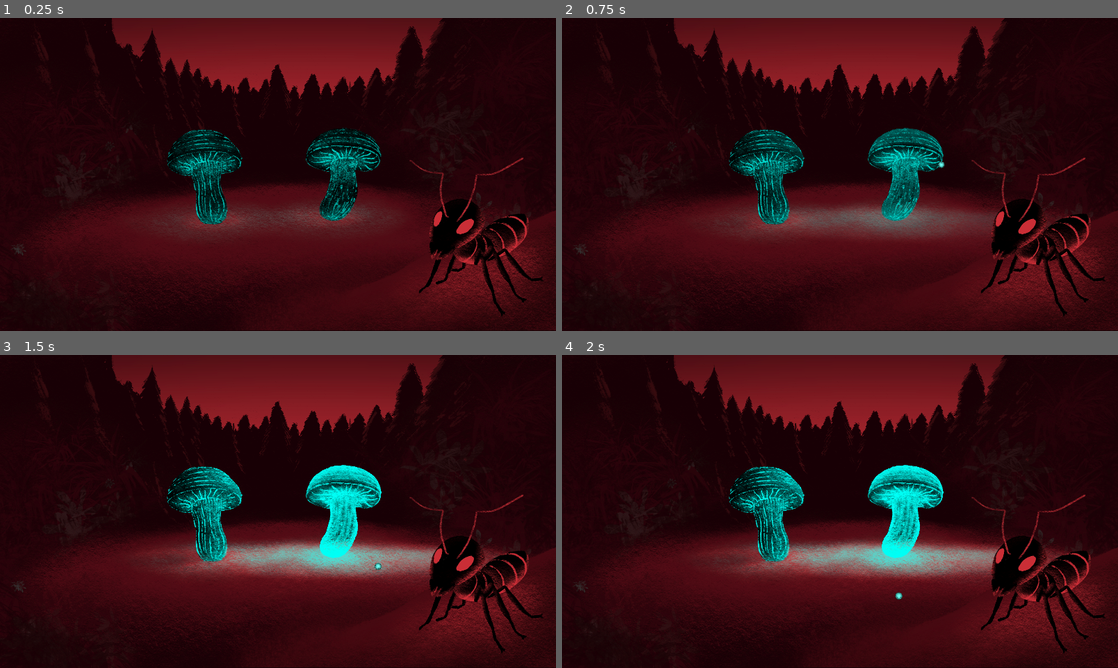
Above: before the commit, frames 1-4 (two rows, left to right).
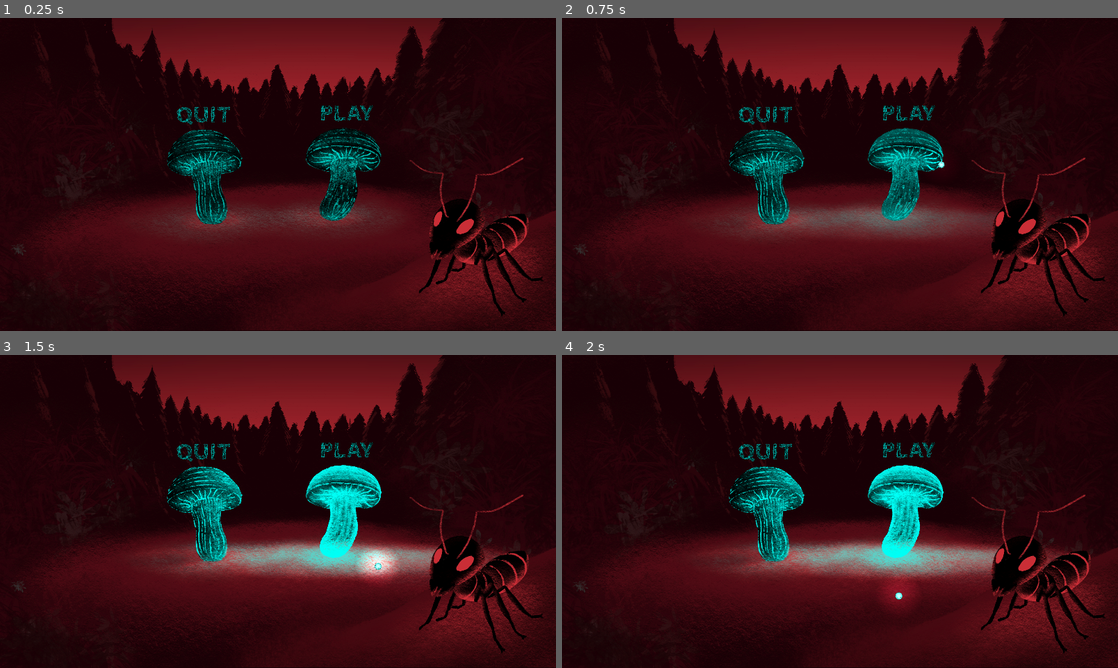
Above: after the commit, the same moments.

Repository: Couleslaw/Mycelium-Dominion-Antfall
Game: Godot game, scene res://Scenes/mainmenu/mainmenu.tscn
The game is run twice, just before and just after one commit, with the same random seed, the same clock (stepped at 60 frames per second) and the same inputs. Sound files missing from this copy of the repository are replaced by a short silence.
Inputs (mouse positions are in pixels of both pictures, inside the frame that each line leads up to):
- Up to frame 1 (0.25 s): no input
- Up to frame 2 (0.75 s): click (906, 174) at 0.5 s
- Up to frame 3 (1.5 s): click (344, 511) at 1.25 s
- Up to frame 4 (2 s): no input

The runs differ from the first frame. In frame 1, 0.4% of the frame differs, in the area x 31-68%, y 27-34%; in frame 2, 0.5%; in frame 3, 1.0%, in the area x 31-72%, y 27-74%; in frame 4, 0.9%.

Commit message:
sounds
Former-commit-id: e960fd7209c245aa8c6889af9ee9e7e202f8dd28

Diff:
--- a/game-files/Scenes/bludiste/Scenes/enemy.tscn
+++ b/game-files/Scenes/bludiste/Scenes/enemy.tscn
@@ -48,7 +48,7 @@
 
 [node name="AudioStreamPlayer2D" type="AudioStreamPlayer2D" parent="."]
 stream = ExtResource("6_yjb4u")
-volume_db = -13.565
+volume_db = -5.755
 autoplay = true
 max_distance = 500.0
 attenuation = 0.378928
--- a/game-files/Scenes/bludiste/Scenes/level_1.tscn
+++ b/game-files/Scenes/bludiste/Scenes/level_1.tscn
@@ -501,7 +501,6 @@
 
 [node name="BackgroundMusic" type="AudioStreamPlayer" parent="."]
 stream = ExtResource("15_0p7c5")
-volume_db = -20.408
 
 [node name="CharacterBody2D8" parent="." instance=ExtResource("11_mw0of")]
 position = Vector2(6300, 300)
@@ -517,6 +516,7 @@
 
 [node name="InfectionSound" type="AudioStreamPlayer" parent="KillAntsPressure"]
 stream = ExtResource("15_x6ate")
+volume_db = 5.886
 
 [node name="CollisionShape2D" type="CollisionShape2D" parent="KillAntsPressure"]
 position = Vector2(-500.6, 0)
--- a/game-files/Scenes/bludiste/ladybug.tscn
+++ b/game-files/Scenes/bludiste/ladybug.tscn
@@ -55,7 +55,7 @@
 
 [node name="AudioStreamPlayer2D" type="AudioStreamPlayer2D" parent="."]
 stream = ExtResource("7_gsqhh")
-volume_db = -12.743
+volume_db = -5.755
 autoplay = true
 max_distance = 500.0
 attenuation = 0.378928
--- a/game-files/Scenes/mainmenu/levelmap.tscn
+++ b/game-files/Scenes/mainmenu/levelmap.tscn
@@ -65,7 +65,7 @@
 
 [node name="LevelSelectionMusic" type="AudioStreamPlayer" parent="."]
 stream = ExtResource("5_cje4u")
-volume_db = -5.77
+volume_db = 4.041
 
 [node name="NEMAZAY" type="Sprite2D" parent="."]
 position = Vector2(972, 537)
--- a/game-files/Scenes/mainmenu/mainmenu.tscn
+++ b/game-files/Scenes/mainmenu/mainmenu.tscn
@@ -14,6 +14,9 @@
 [ext_resource type="Texture2D" uid="uid://cu62yfw38j4na" path="res://Assets/sprites/mainmenu/mushroom.png" id="11_quta6"]
 [ext_resource type="Texture2D" uid="uid://bftyc1vs3vvml" path="res://Assets/sprites/strilecka/projectile_spore.png" id="12_le03f"]
 [ext_resource type="Texture2D" uid="uid://ch58rkwiysi83" path="res://Assets/sprites/mainmenu/main_menu_ant_infected.png" id="12_p08r8"]
+[ext_resource type="Texture2D" uid="uid://cewtn3uvxoyal" path="res://Assets/sprites/light.webp" id="15_1kmvp"]
+[ext_resource type="Texture2D" uid="uid://dv4gusf60lxvh" path="res://Assets/sprites/mainmenu/play.png" id="15_koedg"]
+[ext_resource type="Texture2D" uid="uid://ddux182q5eu66" path="res://Assets/sprites/mainmenu/quit.png" id="16_bjyfl"]
 
 [sub_resource type="Curve2D" id="Curve2D_3hhtx"]
 _data = {
@@ -266,7 +269,7 @@
 
 [node name="StartScreenMusic" type="AudioStreamPlayer" parent="."]
 stream = ExtResource("4_u44c8")
-volume_db = -2.438
+volume_db = 9.728
 autoplay = true
 
 [node name="shroom" type="TextureRect" parent="."]
@@ -309,10 +312,32 @@
 scale = Vector2(0.073, 0.073)
 texture = ExtResource("12_le03f")
 
+[node name="PointLight2D" type="PointLight2D" parent="Path2D/PathFollow2D/ProjectileSpore"]
+texture = ExtResource("15_1kmvp")
+texture_scale = 7.91
+
 [node name="AnimationPlayer" type="AnimationPlayer" parent="."]
 libraries = {
 "": SubResource("AnimationLibrary_bprw5")
 }
+
+[node name="Play" type="TextureRect" parent="."]
+layout_mode = 0
+offset_left = 1101.0
+offset_top = 295.0
+offset_right = 1774.0
+offset_bottom = 512.0
+scale = Vector2(0.29, 0.29)
+texture = ExtResource("15_koedg")
+
+[node name="Quit" type="TextureRect" parent="."]
+layout_mode = 0
+offset_left = 606.0
+offset_top = 303.0
+offset_right = 1279.0
+offset_bottom = 539.0
+scale = Vector2(0.29, 0.29)
+texture = ExtResource("16_bjyfl")
 
 [connection signal="mouse_entered" from="EndShroom" to="." method="_on_end_shroom_mouse_entered"]
 [connection signal="mouse_exited" from="EndShroom" to="." method="_on_end_shroom_mouse_exited"]
--- a/game-files/Scenes/strilecka/shooter_logic.gd
+++ b/game-files/Scenes/strilecka/shooter_logic.gd
@@ -13,6 +13,8 @@
 var boss_health = BOSS_MAX_HEALTH
 
 func _ready():
+	$FightMusic.play()
+
 	score_label = $Labels/ScoreLabel
 	player_hp_label = $Labels/PlayerHealthLabel
 	boss_hp_label = $Labels/BossHealthLabel
--- a/game-files/Scenes/strilecka/strilecka.tscn
+++ b/game-files/Scenes/strilecka/strilecka.tscn
@@ -54,6 +54,7 @@
 
 [node name="ShotSound" type="AudioStreamPlayer" parent="Player"]
 stream = ExtResource("3_ppbfc")
+volume_db = -8.633
 
 [node name="EnemySpawner" parent="." instance=ExtResource("5_stt2s")]
 process_mode = 1
@@ -159,10 +160,12 @@
 
 [node name="FightMusic" type="AudioStreamPlayer" parent="."]
 stream = ExtResource("16_py3ii")
+volume_db = 4.317
 autoplay = true
 
 [node name="BossAttackSound" type="AudioStreamPlayer" parent="."]
 stream = ExtResource("18_hy05t")
+volume_db = 3.14
 
 [connection signal="player_hit" from="Player" to="." method="_on_player_player_hit"]
 [connection signal="spawned_boss" from="EnemySpawner" to="." method="_on_enemy_spawner_spawned_boss"]
Binary file added: game-files/Assets/sprites/mainmenu/play.png
Not shown, added: game-files/Assets/sprites/mainmenu/play.png.import
Binary file added: game-files/Assets/sprites/mainmenu/quit.png
Not shown, added: game-files/Assets/sprites/mainmenu/quit.png.import
Not shown: 1 places in game-files/Scenes/mainmenu/mainmenu.tscn that only renumber resources
